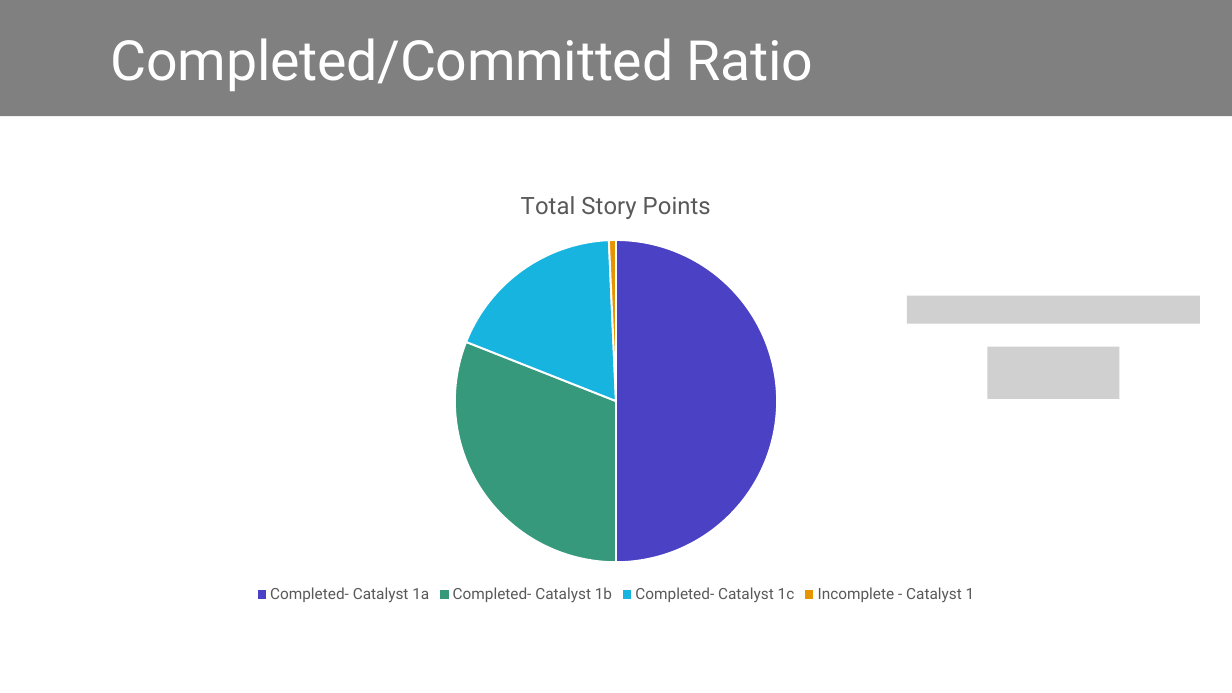
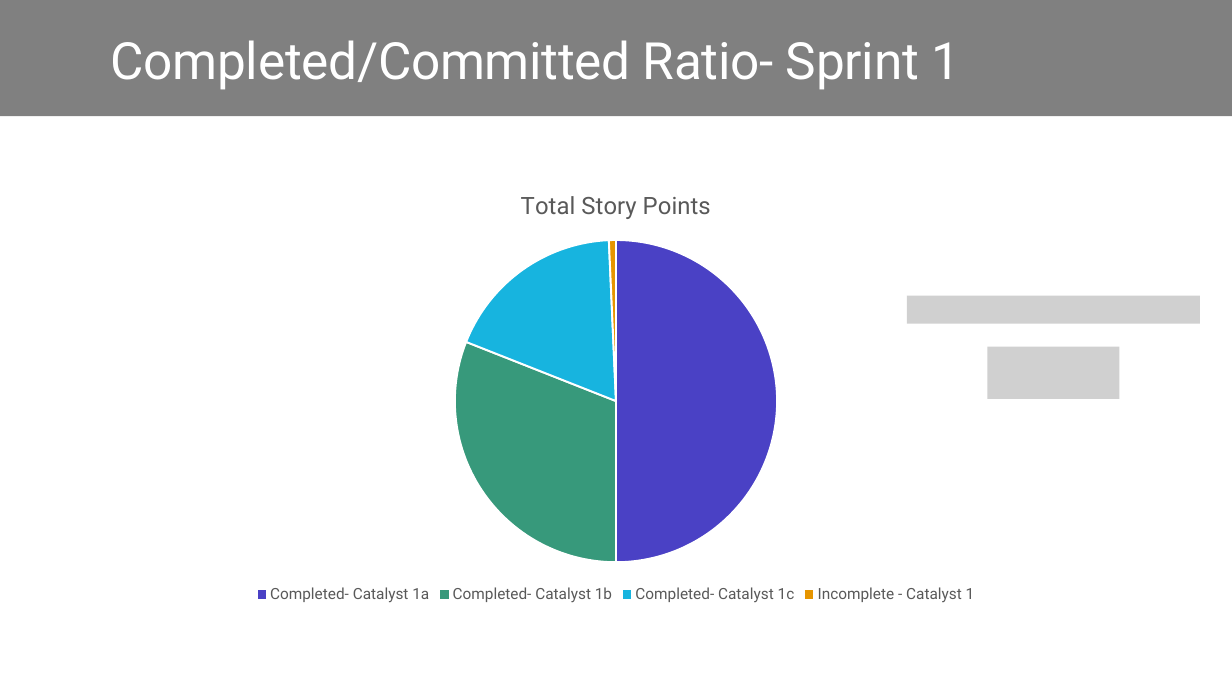
Before and after one commit to htmw/SpotCheckAI, a slide deck: slide 2 of documents/Burndown Charts.pptx. Drawn at 1232x693 pixels with LibreOffice and Linux fonts; fonts in the diff are those of the drawing; grey boxes stand for pictures; background and template pictures are left out. Boxes give left, top, right and bottom in pixels: in the first picture for what was removed or moved away, otherwise in the second. Text is boxed around its words. In the diff, an @@ line names an element or a change of style, - is before the commit and + after.

Commit message:
update files for sprint2

```diff
--- a/documents/Burndown Charts.pptx
+++ b/documents/Burndown Charts.pptx
@@ title at [111,40,960,90]: text changed; size 43.2 to 40 pt @@
-Completed/Committed Ratio
+Completed/Committed Ratio- Sprint 1
```
Also in this commit, not shown: 2 other slides changed, 3 slides added, 8 other files.
